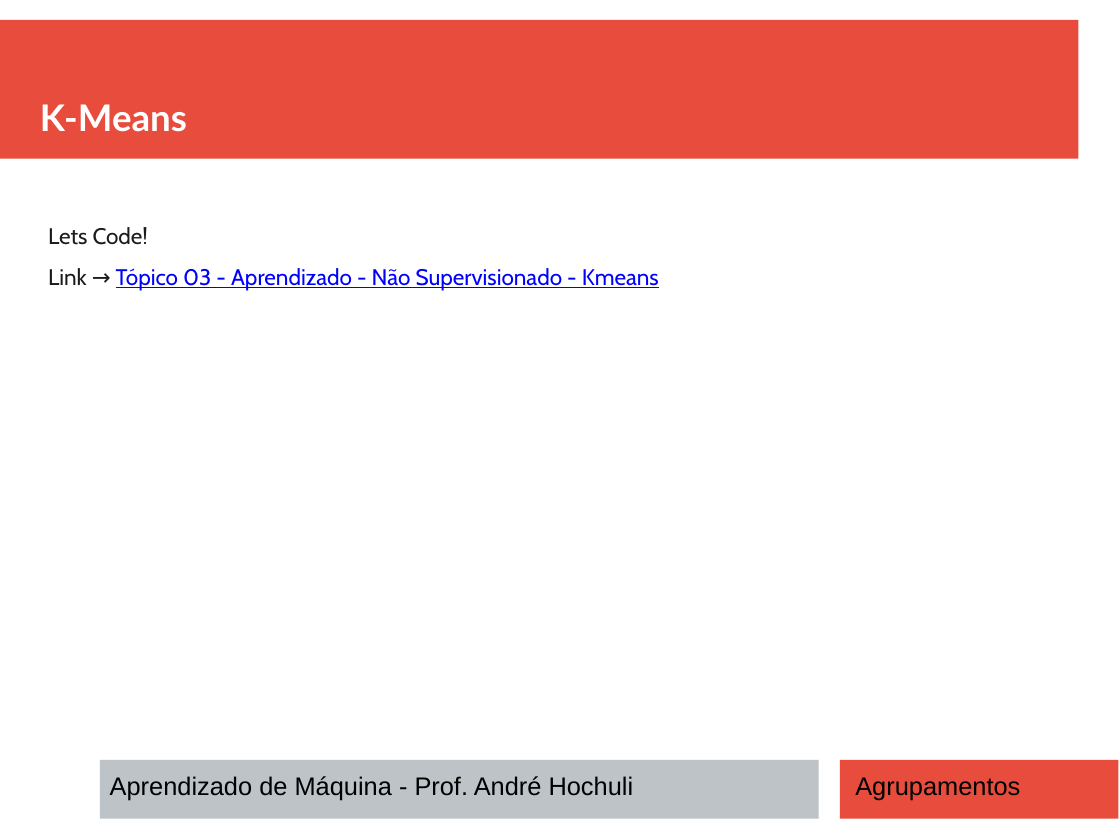
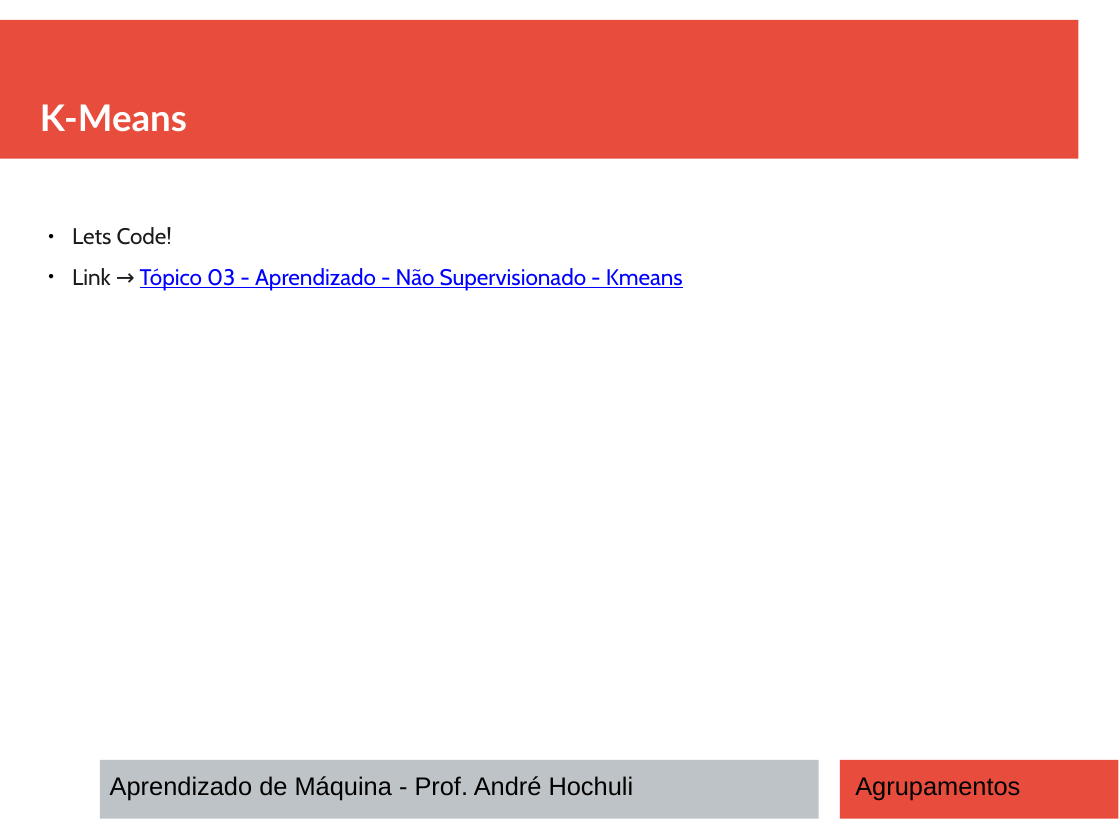
Before and after one commit to andrehochuli/teaching, a slide deck: slide 17 of AprendizadoMaquina/Tópico 03 - Aprendizado Não Supervisionado/Tópico 03 - Aprendizado - Não Supervisionado.pptx. Drawn at 1120x840 pixels with LibreOffice and Linux fonts; fonts in the diff are those of the drawing. Boxes give left, top, right and bottom in pixels: in the first picture for what was removed or moved away, otherwise in the second. Text is boxed around its words. In the diff, an @@ line names an element or a change of style, - is before the commit and + after.

```diff
--- a/AprendizadoMaquina/Tópico 03 - Aprendizado Não Supervisionado/Tópico 03 - Aprendizado - Não Supervisionado.pptx
+++ b/AprendizadoMaquina/Tópico 03 - Aprendizado Não Supervisionado/Tópico 03 - Aprendizado - Não Supervisionado.pptx
@@ text "Lets Code!" at (72,227,683,291): bullet none to ● @@
```
Also in this commit, not shown: 1 other slide changed, 1 other file.
